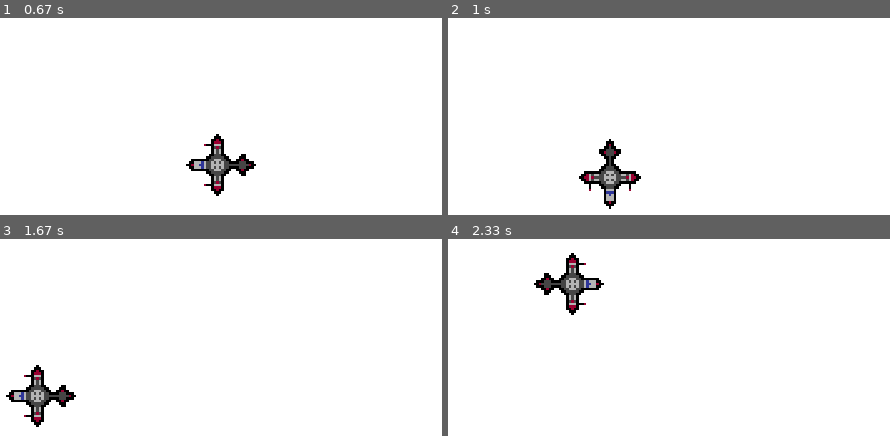
Above: before the commit, frames 1-4 (two rows, left to right).
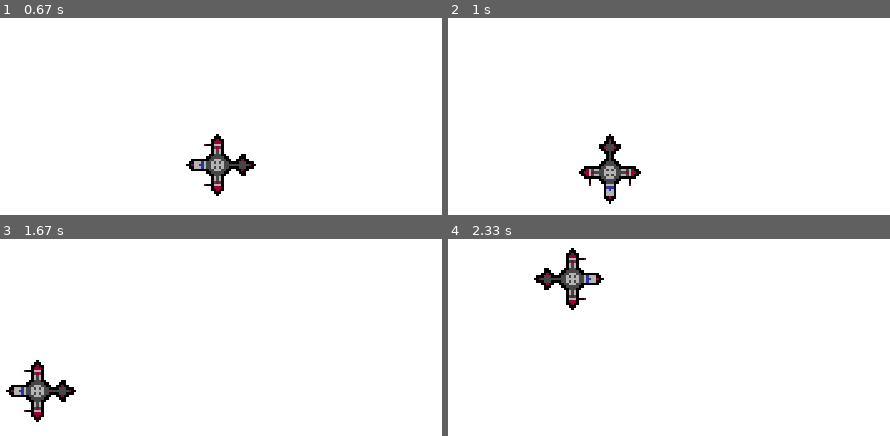
Above: after the commit, the same moments.

Repository: bhi049/pygame_project
Game: pygame game, started from main.py
The game is run twice, just before and just after one commit, with the same random seed, the same clock (stepped at 60 frames per second) and the same inputs.
Inputs:
- Up to frame 1 (0.67 s): hold A from 0.33 s (still down)
- Up to frame 2 (1 s): release A at 0.87 s; hold S from 0.9 s (still down)
- Up to frame 3 (1.67 s): release S at 1.2 s; hold A 1.23-1.63 s
- Up to frame 4 (2.33 s): hold W 1.67-2.03 s; hold D from 2.07 s (still down)

Frame 1 is identical in both runs. In frame 2, 1.6% of the frame differs, in the area x 29-44%, y 58-97%; in frame 3, 1.6%; in frame 4, 1.6%.

Commit message:
movement logic changed. diagonal movement now works with the right movement speed

Diff:
--- a/player.py
+++ b/player.py
@@ -22,58 +22,54 @@
     def draw(self, screen):
         screen.blit(self.image, self.rect)
 
+    def get_direction_from_vector(self, dx, dy):
+        if dx == 0 and dy == -1:
+            return "UP"
+        if dx == 0 and dy == 1:
+            return "DOWN"
+        if dx == -1 and dy == 0:
+            return "LEFT"
+        if dx == 1 and dy == 0:
+            return "RIGHT"
+        if dx == -1 and dy == -1:
+            return "UPLEFT"
+        if dx == 1 and dy == -1:
+            return "UPRIGHT"
+        if dx == -1 and dy == 1:
+            return "DOWNLEFT"
+        if dx == 1 and dy == 1:
+            return "DOWNRIGHT"
+
+        return self.direction
+
     # move the player based on key inputs
     def move(self, keys, screen_width, screen_height):
-        moved = False
+        dx, dy = 0, 0
 
         # check for key presses and move the player accordingly
-        if keys[pygame.K_w] and self.rect.top > 0:
-            self.rect.y -= self.speed
-            self.direction = "UP"
-            moved = True
+        if keys[pygame.K_w]:
+            dy = -1
 
-        if keys[pygame.K_s] and self.rect.bottom < screen_height:
-            self.rect.y += self.speed
-            self.direction = "DOWN"
-            moved = True
+        if keys[pygame.K_s]:
+            dy = 1
 
-        if keys[pygame.K_a] and self.rect.left > 0:
-            self.rect.x -= self.speed
-            self.direction = "LEFT"
-            moved = True
+        if keys[pygame.K_a]:
+            dx = -1
 
-        if keys[pygame.K_d] and self.rect.right < screen_width:
-            self.rect.x += self.speed
-            self.direction = "RIGHT"
-            moved = True
+        if keys[pygame.K_d]:
+            dx = 1
 
-        # check for diagonal movement
-        if keys[pygame.K_w] and keys[pygame.K_d]:
-            self.rect.x += self.speed
-            self.rect.y -= self.speed
-            self.direction = "UPRIGHT"
-            moved = True
+        if dx != 0 or dy != 0:
+            self.direction = self.get_direction_from_vector(dx, dy)
+            self.rotate()
 
-        if keys[pygame.K_w] and keys[pygame.K_a]:
-            self.rect.x -= self.speed
-            self.rect.y -= self.speed
-            self.direction = "UPLEFT"
-            moved = True
+            new_x = self.rect.x + (dx * self.speed)
+            new_y = self.rect.y + (dy * self.speed)
 
-        if keys[pygame.K_s] and keys[pygame.K_d]:
-            self.rect.x += self.speed
-            self.rect.y += self.speed
-            self.direction = "DOWNRIGHT"
-            moved = True
-
-        if keys[pygame.K_s] and keys[pygame.K_a]:
-            self.rect.x -= self.speed
-            self.rect.y += self.speed
-            self.direction = "DOWNLEFT"
-            moved = True
-
-        if moved:
-            self.rotate()
+            if 0 < new_x < screen_width - self.rect.width:
+                self.rect.x = new_x
+            if 0 < new_y < screen_height - self.rect.height:
+                self.rect.y = new_y
 
     def rotate(self):
         # determine angle based on direction
